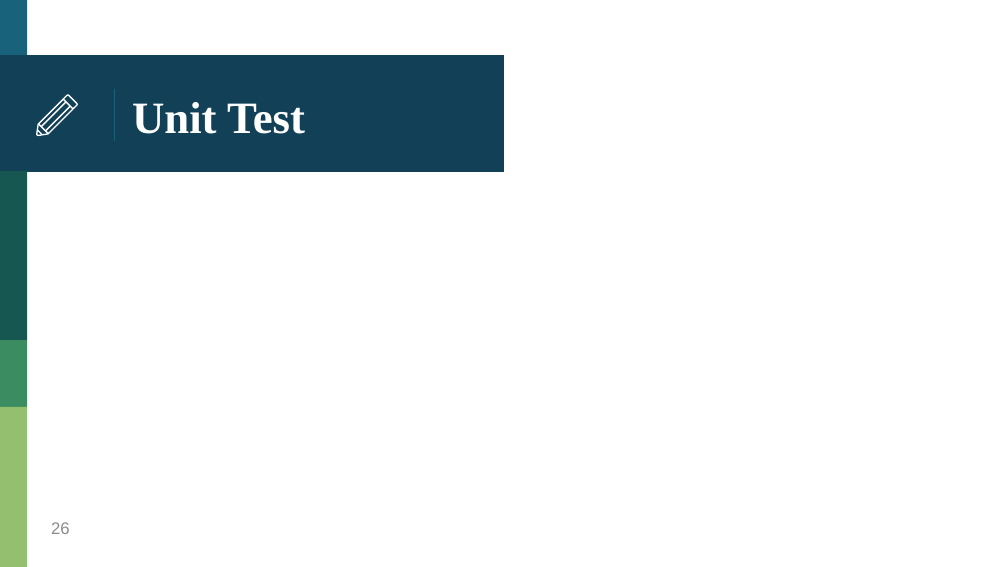
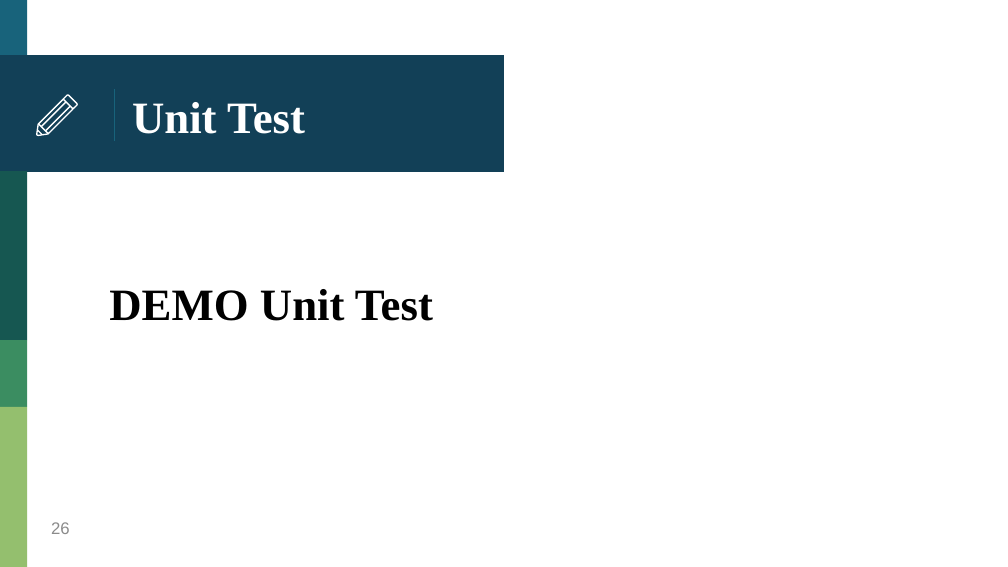
Before and after one commit to HankTwZhong/OOAD, a slide deck: slide 26 of OOAD_Midterm.pptx. Drawn at 1008x567 pixels with LibreOffice and Linux fonts; fonts in the diff are those of the drawing. Boxes give left, top, right and bottom in pixels: in the first picture for what was removed or moved away, otherwise in the second. Text is boxed around its words. In the diff, an @@ line names an element or a change of style, - is before the commit and + after.

Commit message:
commit doc and diagram and server unit test

```diff
--- a/OOAD_Midterm.pptx
+++ b/OOAD_Midterm.pptx
@@ text added at (x1=109, y1=289, x2=433, y2=321), 32 pt, text #000000, bold @@
+DEMO Unit Test
```
Also in this commit, not shown: 17 other slides changed, 1 slide added, 1 slide removed, 17 other files.
